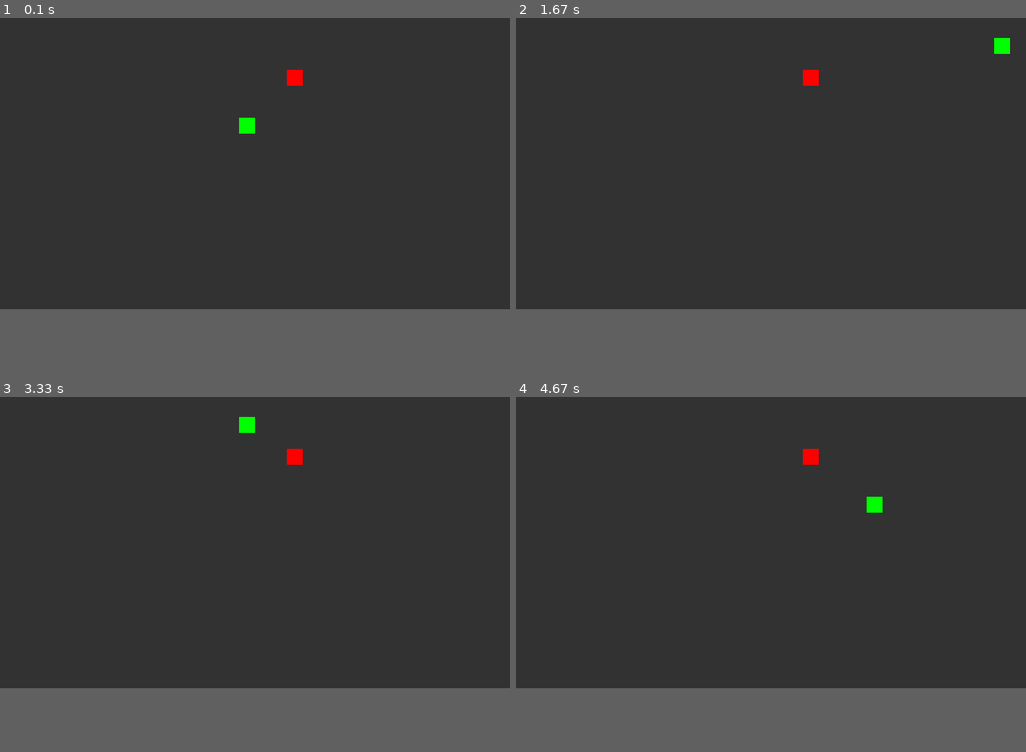
Above: before the commit, frames 1-4 (two rows, left to right).
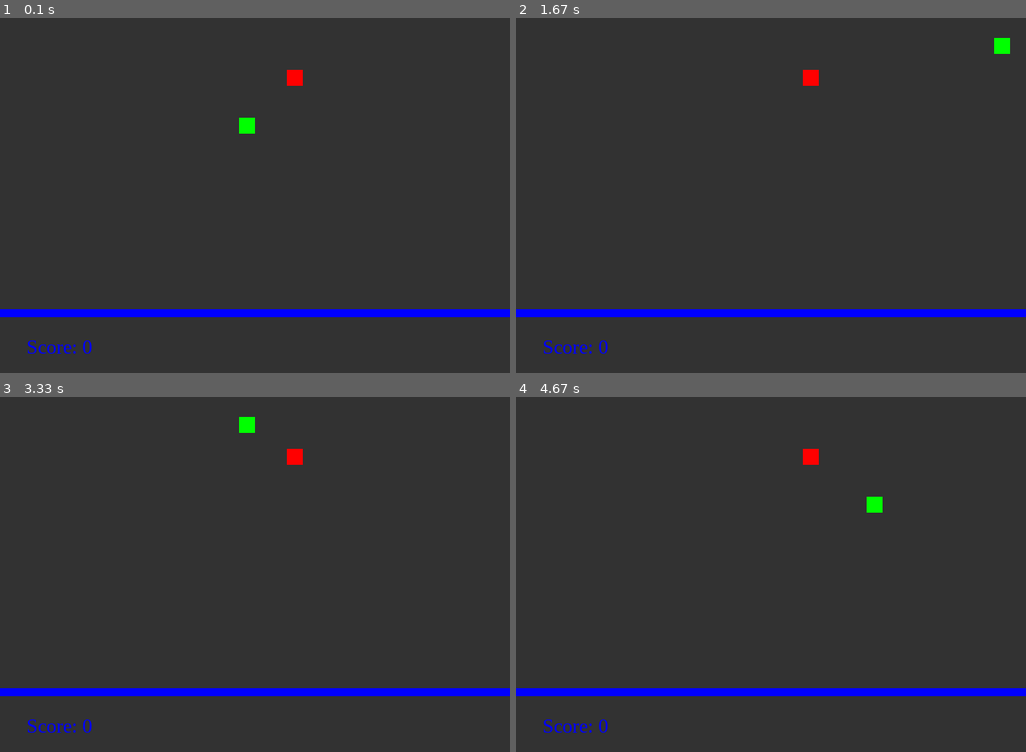
Above: after the commit, the same moments.

Repository: R-C-McDermott/PyGame-Snake
Game: pygame game, started from main.py
The game is run twice, just before and just after one commit, with the same random seed, the same clock (stepped at 60 frames per second) and the same inputs.
Inputs:
- Up to frame 1 (0.1 s): no input
- Up to frame 2 (1.67 s): hold Right 0.33-0.8 s; hold Up 0.83-1.13 s; hold Right 1.17-1.63 s
- Up to frame 3 (3.33 s): hold Left 1.67-2.2 s; hold Down 2.23-2.53 s; hold Left 2.57-2.97 s; hold Up from 3 s (still down)
- Up to frame 4 (4.67 s): release Up at 3.37 s; hold Right 3.4-4.03 s; hold Down 4.07-4.43 s; hold Left from 4.47 s (still down)
In our replay, the window is 768x576 before the commit and 768x672 after it. These sizes can differ from the game's own. Grey fills any space a smaller window leaves; there, only what the larger window draws over its background counts as a difference.

The runs differ from the first frame. In frame 1, 2.4% of the frame differs, in the area x 0-100%, y 82-95%; in frame 2, 2.4%; in frame 3, 2.4%; in frame 4, 2.4%.

Commit message:
Addition of displaying score feature

Diff:
--- a/main.py
+++ b/main.py
@@ -12,21 +12,25 @@
 SNAKE_HEIGHT = 24
 W_MULT = 32
 H_MULT = 24
-WIDTH, HEIGHT = W_MULT*SNAKE_WIDTH, H_MULT*SNAKE_HEIGHT
+HEIGHT_BORDER = H_MULT*SNAKE_HEIGHT
+WIDTH, HEIGHT = W_MULT*SNAKE_WIDTH, HEIGHT_BORDER + (4 * SNAKE_HEIGHT)
 WIN = pygame.display.set_mode((WIDTH, HEIGHT))
 pygame.display.set_caption("Snake v1.0")
 BACKGROUND = (50, 50, 50)
-SNAKE_COLOUR = (0, 255 ,0)
+SNAKE_COLOUR = (0, 255, 0)
 FRUIT_COLOUR = (255, 0, 0)
+BORDER_COLOUR = (0, 0, 255)
+GAME_FONT = pygame.font.SysFont('Times New Roman', 30)
 FPS = 15
 
 sprite_sheet = pygame.image.load("assets/Textures.png").convert_alpha()
 LOSE_SCREEN = pygame.image.load("assets/LoseScreen.png").convert_alpha()
 LOSE_SCREEN = pygame.transform.scale(LOSE_SCREEN, (WIDTH, HEIGHT))
 
+border_line = pygame.Rect(0, HEIGHT_BORDER, WIDTH, SNAKE_HEIGHT // 2)
 
 snake = pygame.Rect((WIDTH // 2) - SNAKE_WIDTH,
-                        (HEIGHT // 2),
+                        (HEIGHT_BORDER // 2),
                         SNAKE_WIDTH,
                         SNAKE_HEIGHT)
 snake_change_x = 0
@@ -36,9 +40,13 @@
 fruit_y = randrange(1, H_MULT) * SNAKE_HEIGHT
 fruit = pygame.Rect(fruit_x, fruit_y, SNAKE_WIDTH, SNAKE_HEIGHT)
 
-def draw_game(snake, fruit, snake_body):
+def draw_game(snake, fruit, snake_body, score):
     WIN.fill(BACKGROUND)
+    pygame.draw.rect(WIN, BORDER_COLOUR, (border_line.x, border_line.y, WIDTH, SNAKE_HEIGHT // 2))
     snake_head = SpriteSheet(sprite_sheet, 384, 384, 2, 0).get_image(8)
+
+    text_surface = GAME_FONT.render(f"Score: {score}", True, BORDER_COLOUR)
+    WIN.blit(text_surface, (40, HEIGHT_BORDER + 40))
 
     if len(snake_body) == 1:
         pygame.draw.rect(WIN, SNAKE_COLOUR, (snake.x, snake.y, SNAKE_WIDTH, SNAKE_HEIGHT))
@@ -65,13 +73,14 @@
             (snake.y - SNAKE_WIDTH) not in [snake_list[1] for snake_list in snake_body]):
         snake_change_y = - SNAKE_HEIGHT
         snake_change_x = 0
-    if (key[pygame.K_DOWN] and snake.y < HEIGHT - SNAKE_HEIGHT and
+    if (key[pygame.K_DOWN] and snake.y < HEIGHT_BORDER - SNAKE_HEIGHT and
             (snake.y + SNAKE_WIDTH) not in [snake_list[1] for snake_list in snake_body]):
         snake_change_y = SNAKE_HEIGHT
         snake_change_x = 0
 
 
 def main():
+    score = 0
     snake_length = 1
     snake_body = []
     clock = pygame.time.Clock()
@@ -94,8 +103,9 @@
             fruit.x = randrange(1, W_MULT) * SNAKE_WIDTH
             fruit.y = randrange(1, H_MULT) * SNAKE_HEIGHT
             snake_length += 1
+            score += 1
 
-        draw_game(snake, fruit, snake_body)
+        draw_game(snake, fruit, snake_body, score)
 
 
         if snake.x < 0 or snake.x > (WIDTH - SNAKE_WIDTH):
@@ -105,7 +115,7 @@
             time.sleep(3)
 
 
-        if snake.y < 0 or snake.y > (HEIGHT - SNAKE_HEIGHT):
+        if snake.y < 0 or snake.y > (HEIGHT_BORDER - SNAKE_HEIGHT):
             run = False
             WIN.blit(LOSE_SCREEN, (0, 0))
             pygame.display.update()
